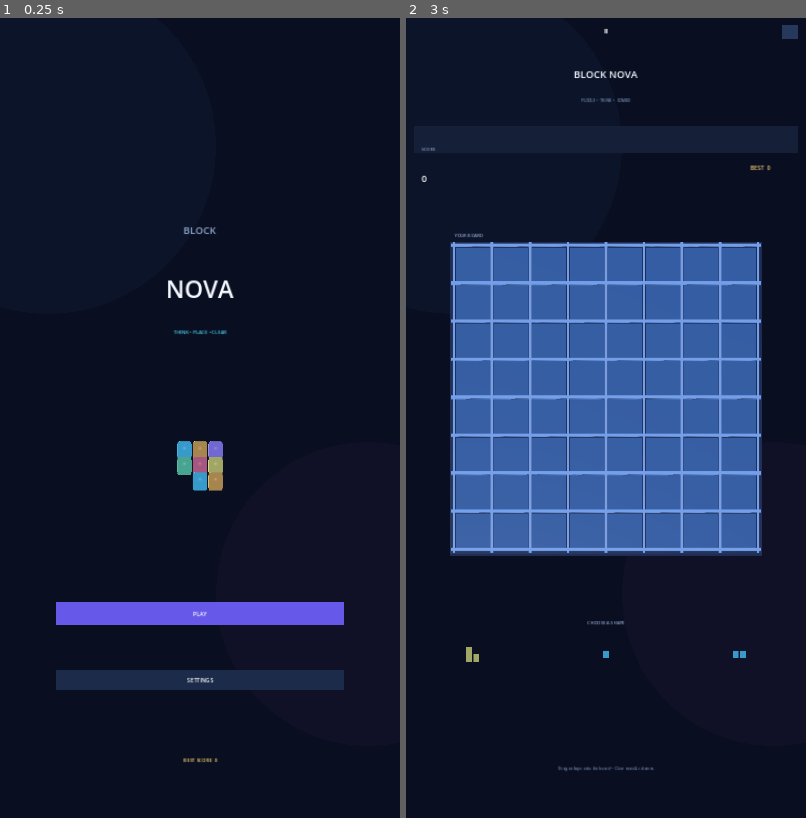
Above: before the commit, frames 1-2 (left to right).
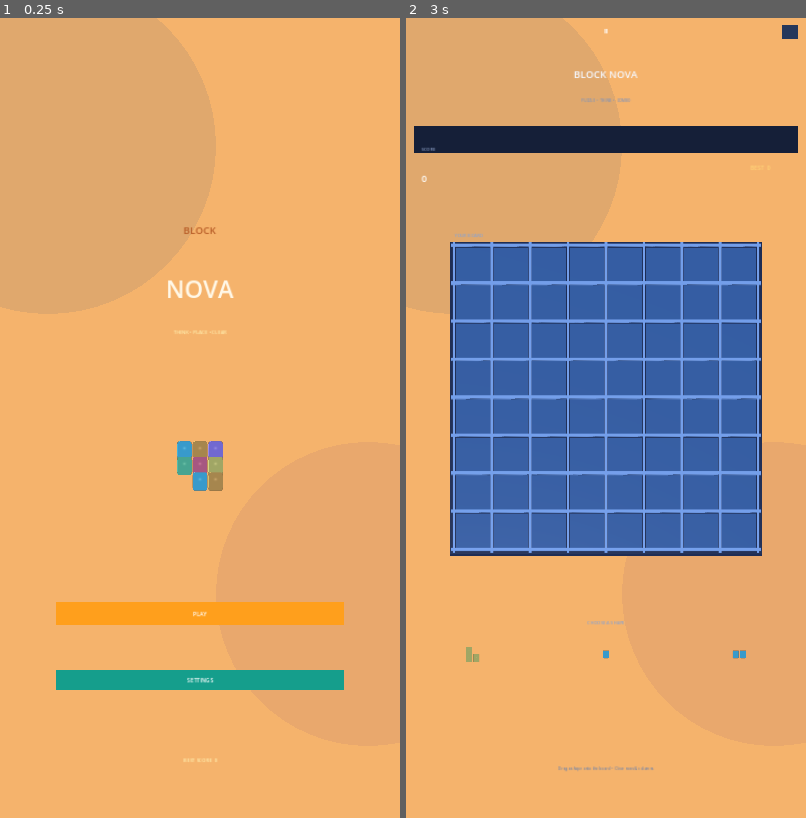
Above: after the commit, the same moments.

Repository: mahdialloui01-art/BlockNova
Game: Godot game, scene res://scenes/main.tscn
Same seed, same stepped clock (60 frames per second), same inputs: the game is played once before the commit and once after it.
Inputs (mouse positions are in pixels of both pictures, inside the frame that each line leads up to):
- Up to frame 1 (0.25 s): no input
- Up to frame 2 (3 s): tap Enter at 0.5, 2 s; move the mouse to (694, 378) at 0.52 s; click (694, 378) at 0.67 s; tap Space at 1.25, 2.75 s; drag from (526, 458) to (586, 578) at 1.27 s; move the mouse to (646, 242) at 2.02 s; click (646, 242) at 2.17 s; drag from (586, 578) to (486, 298) at 2.77 s

The runs differ from the first frame. In frame 1, 99% of the frame differs, in the area x 0-100%, y 0-100%; in frame 2, 66%.

Commit message:
Warm up BlockNova home screen colors

Diff:
--- a/scripts/main.gd
+++ b/scripts/main.gd
@@ -99,7 +99,7 @@
 	_layout()
 	var w := size.x
 	var h := size.y
-	draw_rect(Rect2(Vector2.ZERO, size), Color("#090F20"))
+	draw_rect(Rect2(Vector2.ZERO, size), Color("#F5B36C"))
 	draw_circle(Vector2(w * 0.12, h * 0.16), w * 0.42, Color(0.12,0.28,0.48,0.10))
 	draw_circle(Vector2(w * 0.92, h * 0.72), w * 0.38, Color(0.38,0.18,0.48,0.08))
 	match screen:
@@ -118,13 +118,13 @@
 func _draw_home() -> void:
 	var w := size.x
 	var h := size.y
-	_draw_text("BLOCK", Vector2(0,h*0.27), 27, Color("#8EA2CA"), HORIZONTAL_ALIGNMENT_CENTER,w)
-	_draw_text("NOVA", Vector2(0,h*0.35), 64, Color("#F5F8FF"), HORIZONTAL_ALIGNMENT_CENTER,w)
-	_draw_text("THINK • PLACE • CLEAR", Vector2(0,h*0.395), 13, Color("#48D7F2"), HORIZONTAL_ALIGNMENT_CENTER,w)
+	_draw_text("BLOCK", Vector2(0,h*0.27), 27, Color("#B85D27"), HORIZONTAL_ALIGNMENT_CENTER,w)
+	_draw_text("NOVA", Vector2(0,h*0.35), 64, Color("#FFF8E8"), HORIZONTAL_ALIGNMENT_CENTER,w)
+	_draw_text("THINK • PLACE • CLEAR", Vector2(0,h*0.395), 13, Color("#FFF0B0"), HORIZONTAL_ALIGNMENT_CENTER,w)
 	_draw_logo_board(Vector2(w*0.5,h*0.56))
-	_draw_button(Rect2(w*0.14,h*0.73,w*0.72,62),"PLAY",Color("#6658E8"))
-	_draw_button(Rect2(w*0.14,h*0.815,w*0.72,54),"SETTINGS",Color("#1C2B49"))
-	_draw_text("BEST SCORE  "+str(best),Vector2(0,h*0.93),13,Color("#FFD477"),HORIZONTAL_ALIGNMENT_CENTER,w)
+	_draw_button(Rect2(w*0.14,h*0.73,w*0.72,62),"PLAY",Color("#FF9F1C"))
+	_draw_button(Rect2(w*0.14,h*0.815,w*0.72,54),"SETTINGS",Color("#159E8C"))
+	_draw_text("BEST SCORE  "+str(best),Vector2(0,h*0.93),13,Color("#FFF0B0"),HORIZONTAL_ALIGNMENT_CENTER,w)
 
 func _draw_logo_board(center: Vector2) -> void:
 	if use_3d_visuals:
